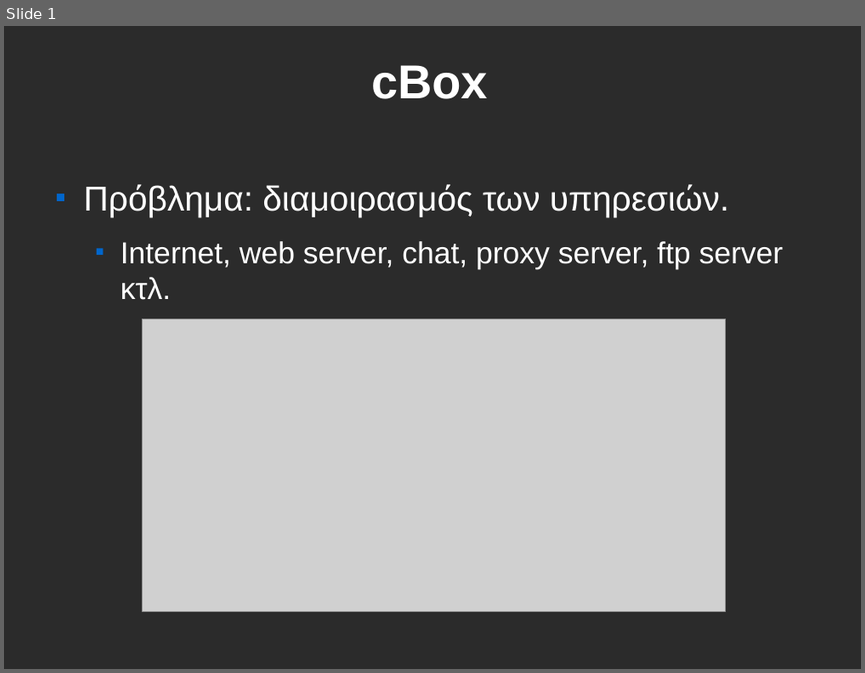
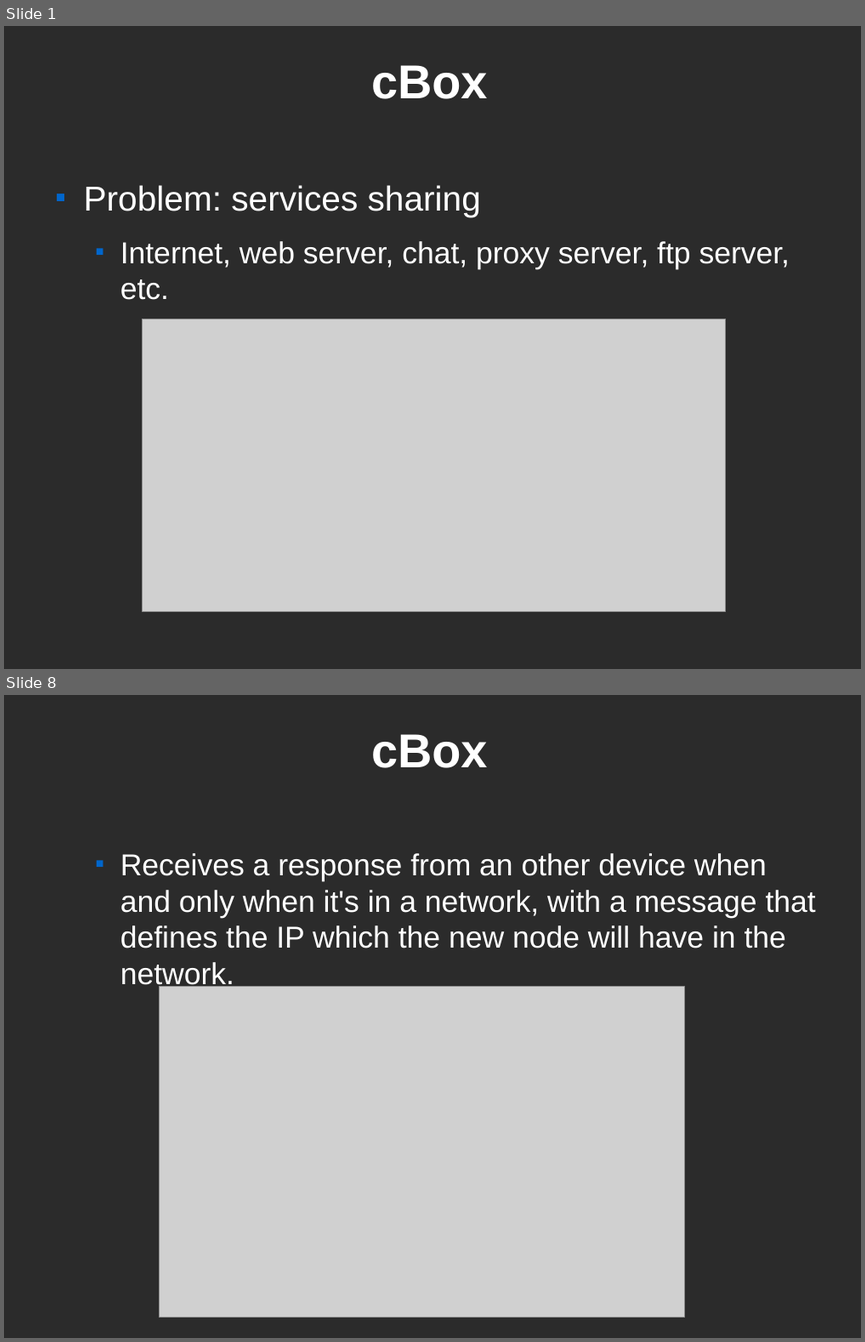
Before and after one commit to CEID-DS/cbox, a slide deck: doc/fosscomm/ZeroConf.odp. Shown one above the other, each under a label of ours: slide 1 before the commit, slides 1 and 8 after it; the slides between them are not shown. The pictures are 865x673 and 865x1342 pixels, drawn with LibreOffice and Linux fonts; fonts in the diff are those of the drawing; grey boxes stand for pictures; background and template pictures are left out; a plain dark background stands for a picture behind light text. Boxes give left, top, right and bottom in pixels: in the first picture for what was removed or moved away, otherwise in the second. Text is boxed around its words. In the diff, an @@ line names an element or a change of style, - is before the commit and + after.

```diff
--- a/doc/fosscomm/ZeroConf.odp
+++ b/doc/fosscomm/ZeroConf.odp
@@ slide 8 added at [4,695,861,1338], background picture (left out) @@
@@ title added at [371,734,488,768], 44 pt, text #FFFFFF, bold @@
+cBox
@@ text added at [120,853,816,990], 28 pt, text #FFFFFF @@
+  ■ Receives a response from an other device when and only when it's in a network, with a message that defines the IP which the new node will have in the network.
@@ picture added at [160,987,684,1317] @@
@@ slide 1 changed as well @@
@@ text at [84,185,790,300]: text changed @@
-■ Πρόβλημα: διαμοιρασμός των υπηρεσιών.
-  ■ Internet, web server, chat, proxy server, ftp server κτλ.
+■ Problem: services sharing
+  ■ Internet, web server, chat, proxy server, ftp server, etc.
```
Also in this commit, not shown: 9 other slides added, 9 slides removed, 1 other file.
